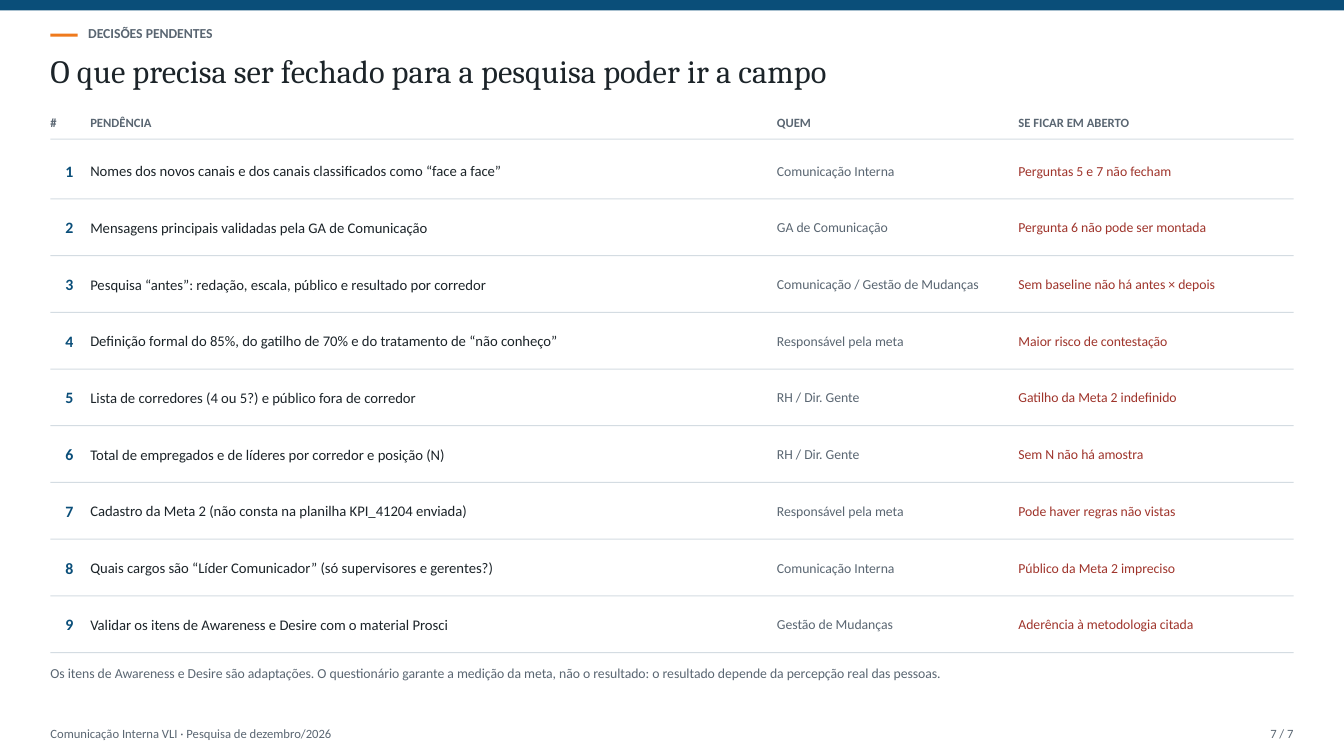
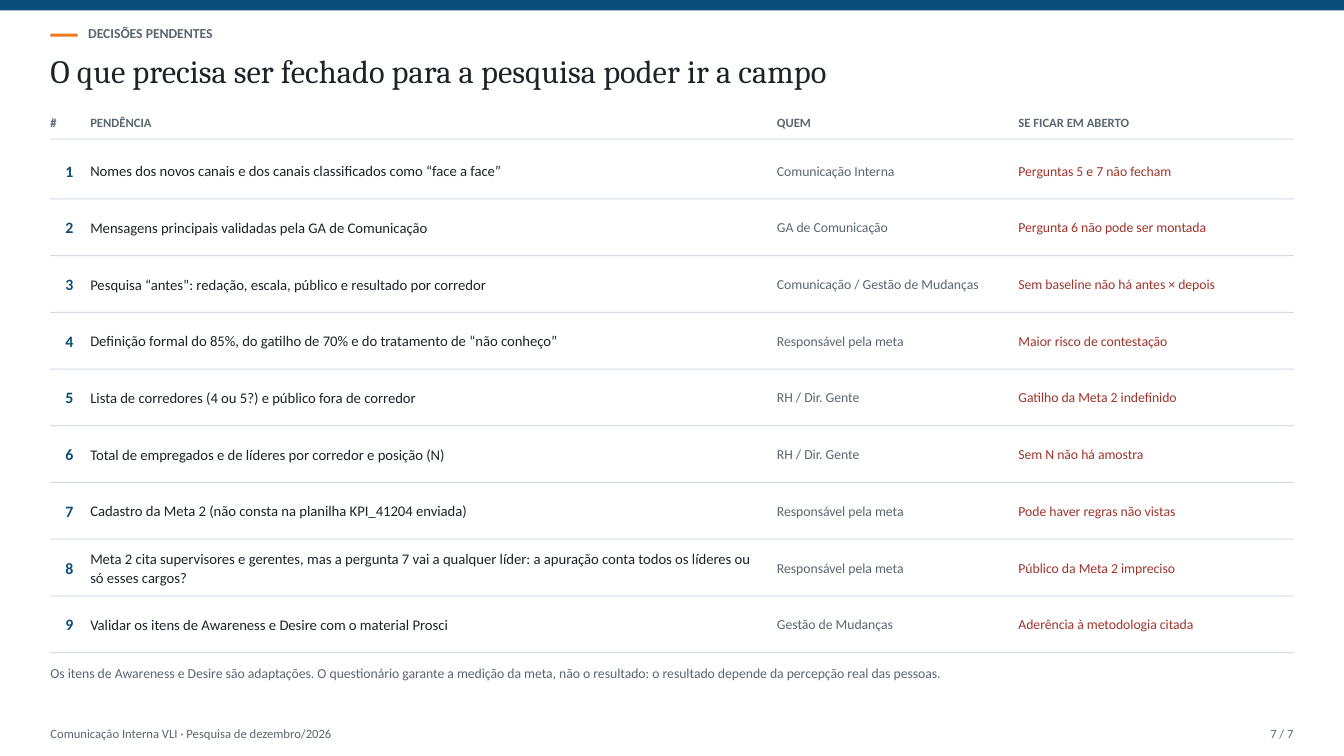
Before and after one commit to jobevieira/vli-preview, a slide deck: slide 7 of pesquisa-comunicacao-de-para/Pesquisa_Comunicacao_DE_PARA.pptx. Drawn at 1344x756 pixels with LibreOffice and Linux fonts; fonts in the diff are those of the drawing. Boxes give left, top, right and bottom in pixels: in the first picture for what was removed or moved away, otherwise in the second. Text is boxed around its words. In the diff, an @@ line names an element or a change of style, - is before the commit and + after.

```diff
--- a/pesquisa-comunicacao-de-para/Pesquisa_Comunicacao_DE_PARA.pptx
+++ b/pesquisa-comunicacao-de-para/Pesquisa_Comunicacao_DE_PARA.pptx
@@ text at <box>90,553,750,586</box>: text changed @@
-Quais cargos são “Líder Comunicador” (só supervisores e gerentes?)
+Meta 2 cita supervisores e gerentes, mas a pergunta 7 vai a qualquer líder: a apuração conta todos os líderes ou só esses cargos?
@@ text at <box>777,563,904,575</box>: text changed @@
-Comunicação Interna
+Responsável pela meta
```
Also in this commit, not shown: 5 other slides changed, 3 other files.
